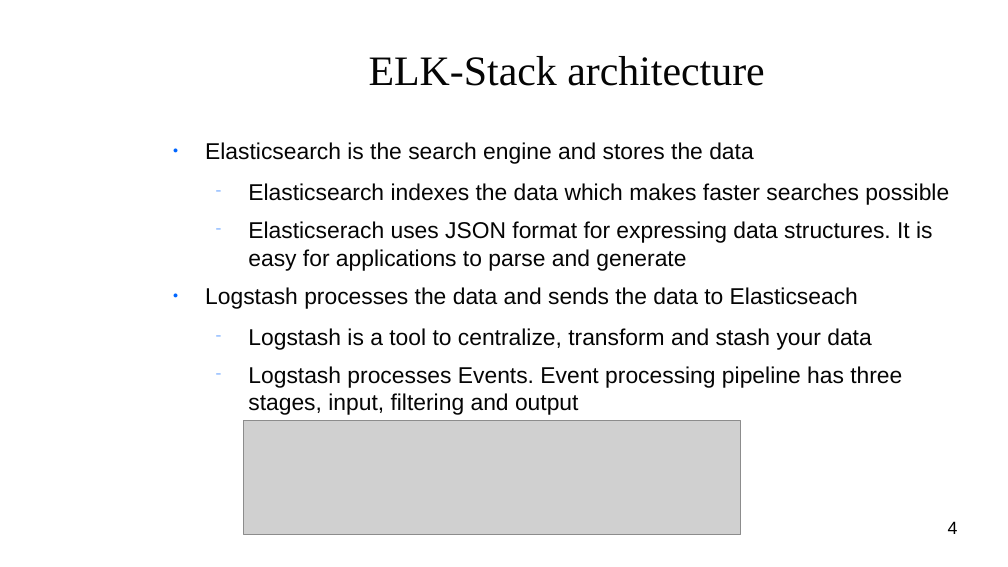
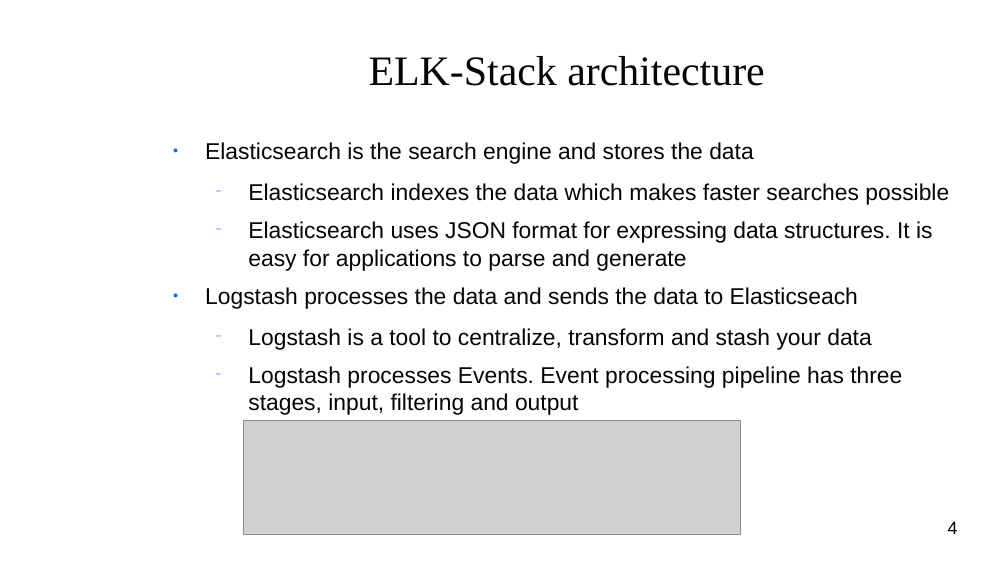
Before and after one commit to niinavi/Jarjestelmaprojekti, a slide deck: slide 4 of project_management/Presentation.odp. Drawn at 1008x567 pixels with LibreOffice and Linux fonts; fonts in the diff are those of the drawing; grey boxes stand for pictures; background and template pictures are left out. Boxes give left, top, right and bottom in pixels: in the first picture for what was removed or moved away, otherwise in the second. Text is boxed around its words. In the diff, an @@ line names an element or a change of style, - is before the commit and + after.

Commit message:
typos

```diff
--- a/project_management/Presentation.odp
+++ b/project_management/Presentation.odp
@@ text at (x1=248, y1=221, x2=933, y2=271): text changed @@
-  − Elasticserach uses JSON format for expressing data structures. It is easy for applications to parse and generate
+  − Elasticsearch uses JSON format for expressing data structures. It is easy for applications to parse and generate
```
Also in this commit, not shown: 4 other slides changed.
